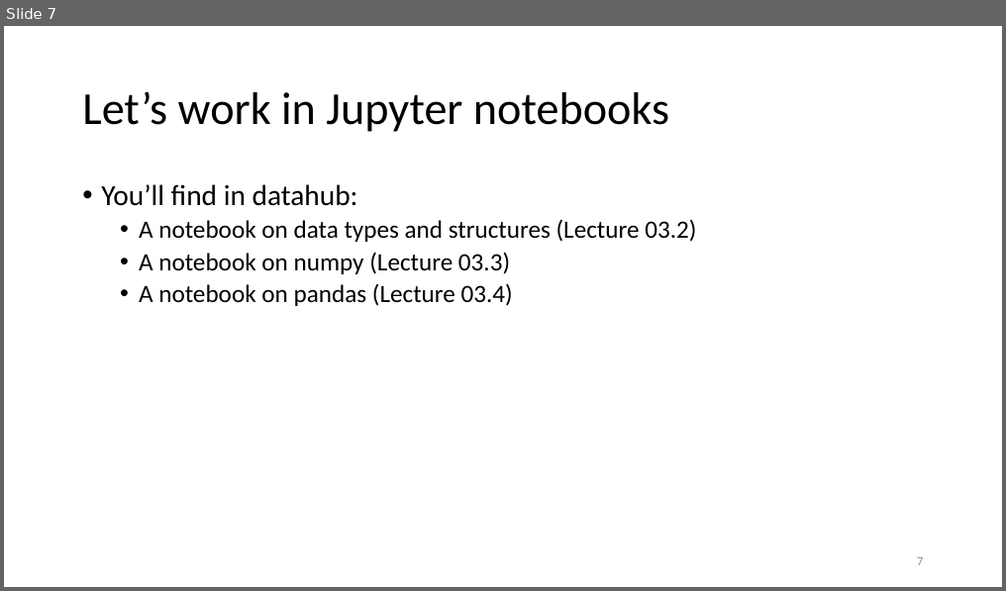
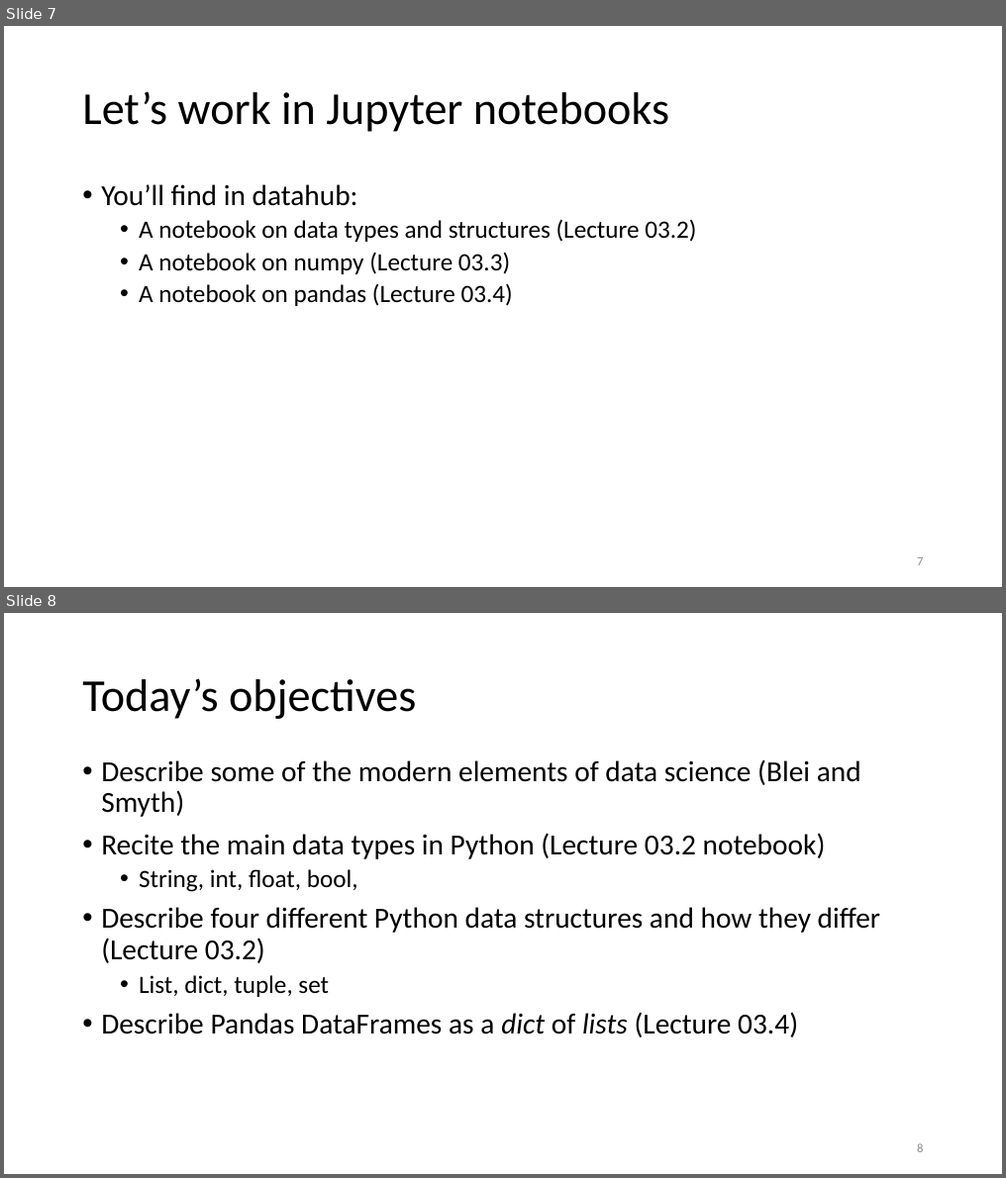
Before and after one commit to duncancallaway/ER131_2023, a slide deck: lecture/Lecture 03 Aug 31/Lecture 03.1 DataTypes Pandas.pptx. Shown one above the other, each under a label of ours: slide 7 before the commit, slides 7 and 8 after it. The pictures are 1006x591 and 1006x1178 pixels, drawn with LibreOffice and Linux fonts; fonts in the diff are those of the drawing. Boxes give left, top, right and bottom in pixels: in the first picture for what was removed or moved away, otherwise in the second. Text is boxed around its words. In the diff, an @@ line names an element or a change of style, - is before the commit and + after.

```diff
--- a/lecture/Lecture 03 Aug 31/Lecture 03.1 DataTypes Pandas.pptx
+++ b/lecture/Lecture 03 Aug 31/Lecture 03.1 DataTypes Pandas.pptx
@@ slide 8 added at bbox=[4, 613, 1002, 1174], background #FFFFFF @@
@@ title added at bbox=[82, 678, 416, 719], 33 pt, text #000000 @@
+Today’s objectives
@@ text added at bbox=[101, 760, 880, 1038], 21 pt, text #000000 @@
+• Describe some of the modern elements of data science (Blei and Smyth)
+• Recite the main data types in Python (Lecture 03.2 notebook)
+  • String, int, float, bool,
+• Describe four different Python data structures and how they differ (Lecture 03.2)
+  • List, dict, tuple, set
+• Describe Pandas DataFrames as a dict of lists (Lecture 03.4)
@@ page number added at bbox=[917, 1144, 923, 1153], 9 pt, text #8C8C8C @@
+8
```
Also in this commit, not shown: 1 slide changed, 23 other files.
